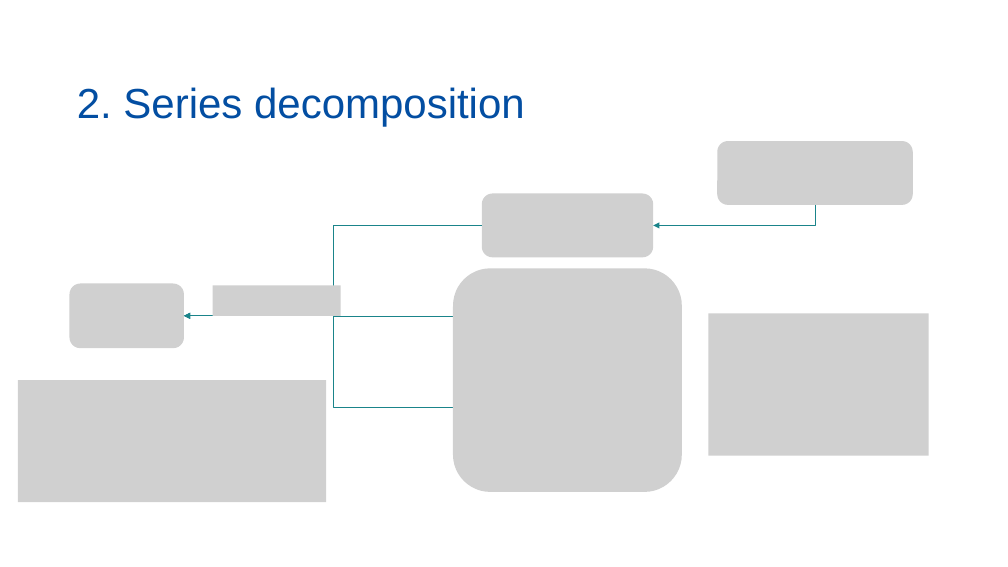
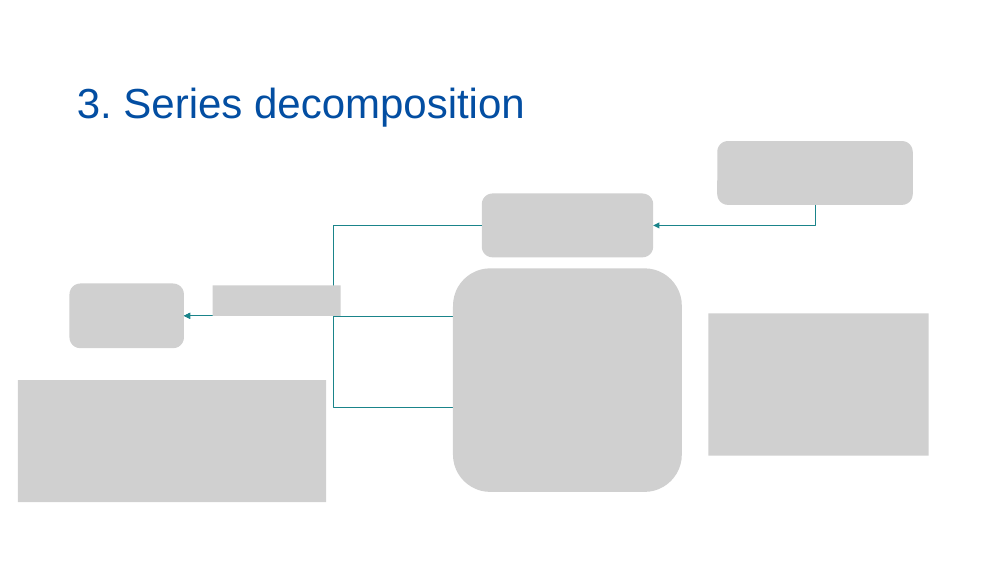
Before and after one commit to palatej/ESTP2026, a slide deck: slide 7 of 1.0 Seasonal adjustment.pptx (slide 5 before the commit). Drawn at 1008x567 pixels with LibreOffice and Linux fonts; fonts in the diff are those of the drawing; grey boxes stand for pictures. Boxes give left, top, right and bottom in pixels: in the first picture for what was removed or moved away, otherwise in the second. Text is boxed around its words. In the diff, an @@ line names an element or a change of style, - is before the commit and + after.

```diff
--- a/1.0 Seasonal adjustment.pptx
+++ b/1.0 Seasonal adjustment.pptx
@@ title at (x1=77, y1=87, x2=525, y2=127): text changed @@
-2. Series decomposition
+3. Series decomposition
```
Also in this commit, not shown: 6 other slides changed, 4 slides added, 1 slide removed, 5 other files.
